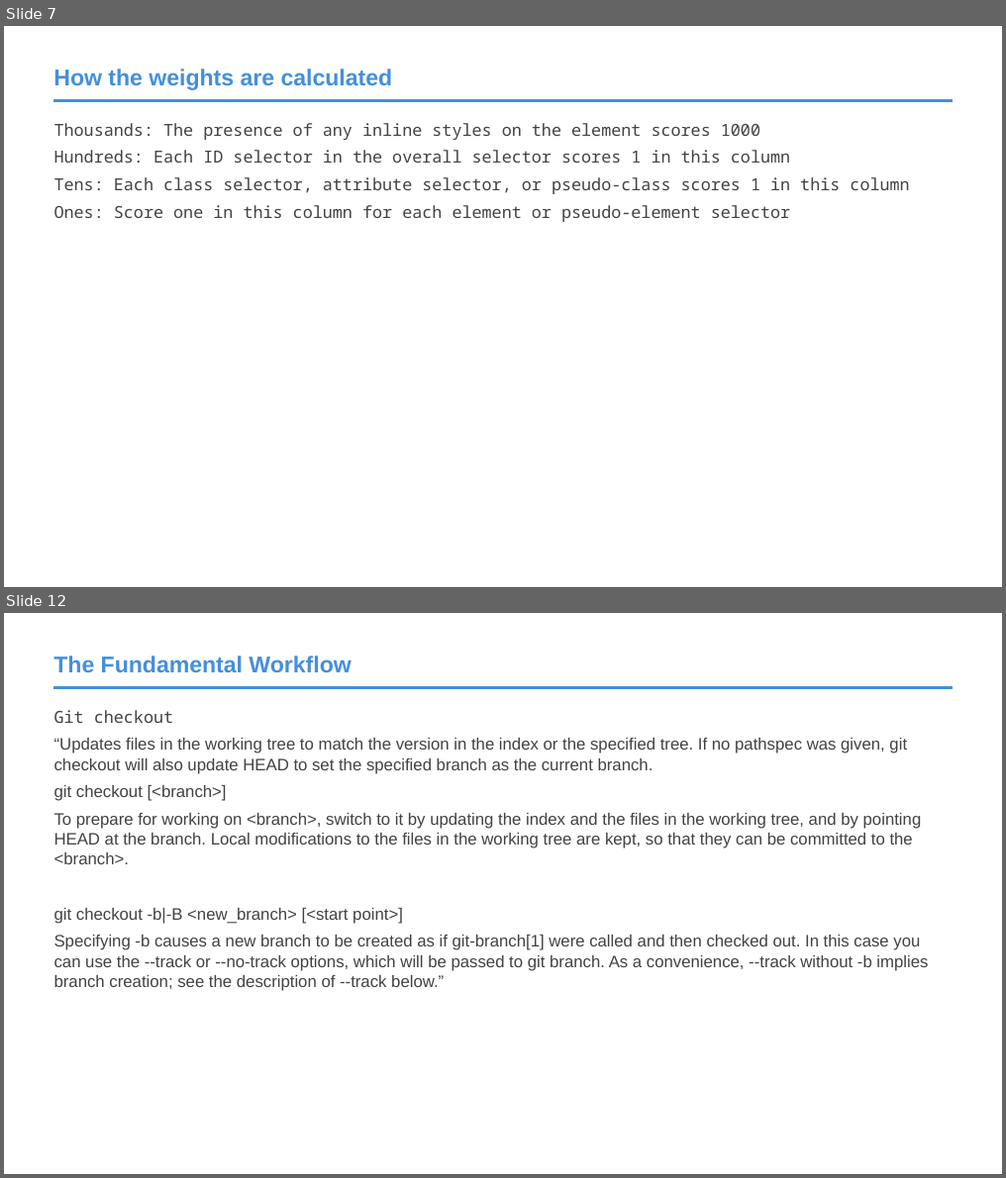
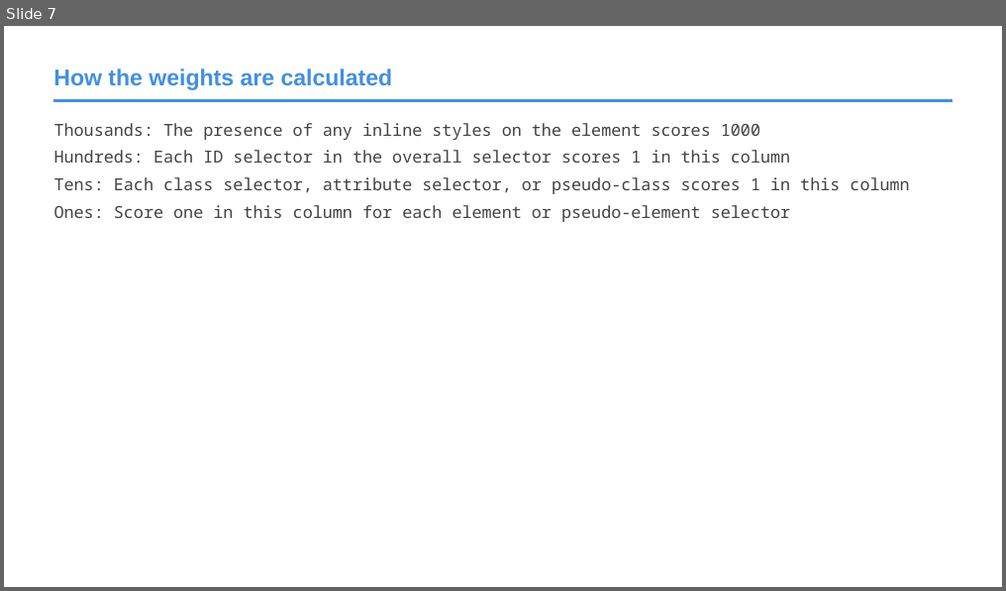
Before and after one commit to roblarsen/rob-larsen-presentations, a slide deck: css-bootstrap.pptx. Shown one above the other, each under a label of ours: slides 7 and 12 before the commit, slide 7 after it; the slides between them are not shown. The pictures are 1006x1178 and 1006x591 pixels, drawn with LibreOffice and Linux fonts; fonts in the diff are those of the drawing; background and template pictures are left out. Boxes give left, top, right and bottom in pixels: in the first picture for what was removed or moved away, otherwise in the second. Text is boxed around its words. In the diff, an @@ line names an element or a change of style, - is before the commit and + after.

```diff
--- a/css-bootstrap.pptx
+++ b/css-bootstrap.pptx
@@ slide 12 removed at [4,613,1002,1174], background #FFFFFF; not listed: 1 template element that a slide beside it also shows @@
@@ title removed at [54,656,350,672] @@
-The Fundamental Workflow
@@ text removed at [54,710,928,991] @@
-Git checkout
-“Updates files in the working tree to match the version in the index or the specified tree. If no pathspec was given, git checkout will also update HEAD to set the specified branch as the current branch.
-git checkout [<branch>]
-To prepare for working on <branch>, switch to it by updating the index and the files in the working tree, and by pointing HEAD at the branch. Local modifications to the files in the working tree are kept, so that they can be committed to the <branch>.
-git checkout -b|-B <new_branch> [<start point>]
-Specifying -b causes a new branch to be created as if git-branch[1] were called and then checked out. In this case you can use the --track or --no-track options, which will be passed to git branch. As a convenience, --track without -b implies branch creation; see the description of --track below.”
```
Also in this commit, not shown: 4 slides changed, 29 slides added, 31 other slides removed.
